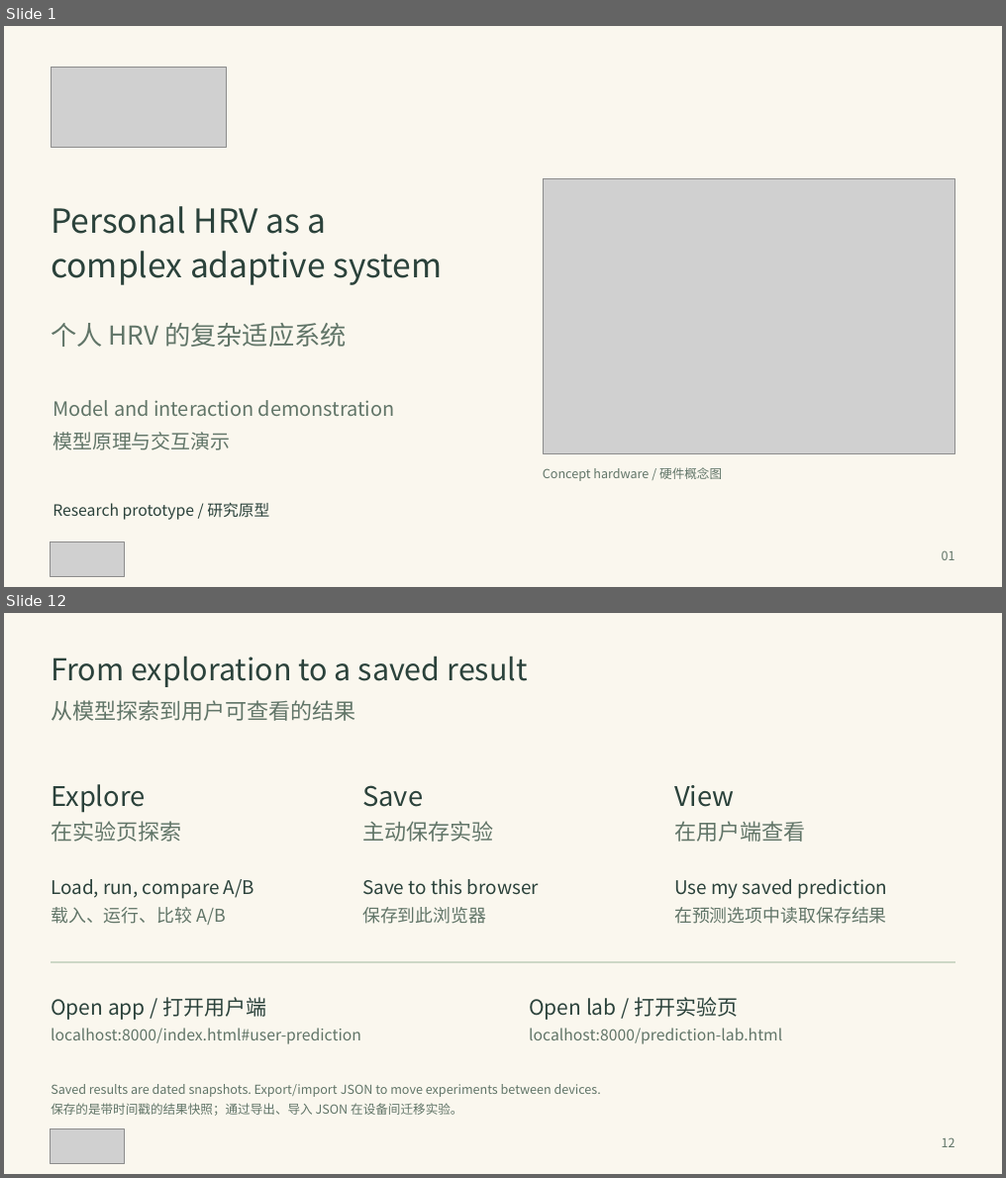
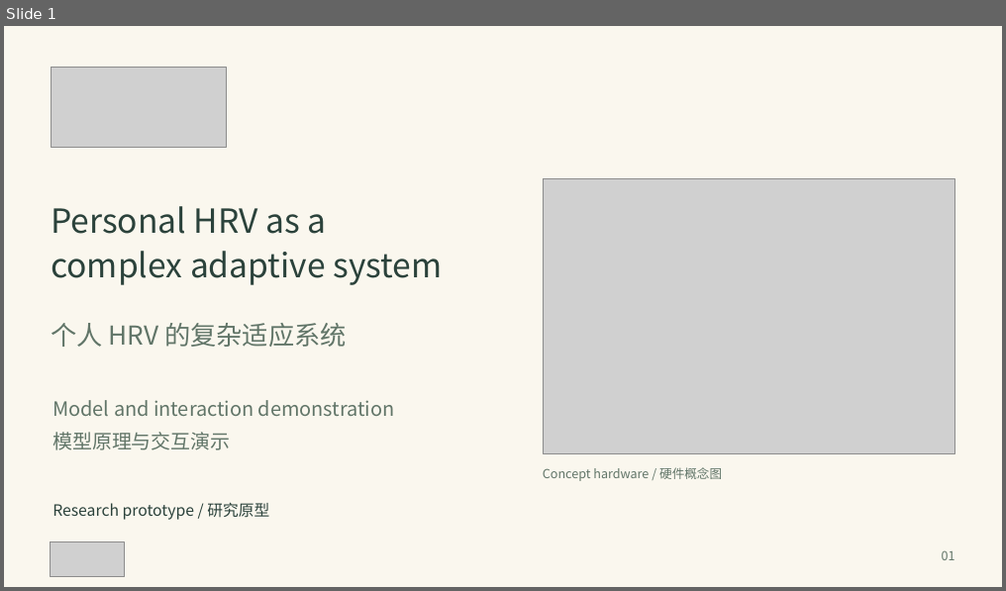
Before and after one commit to DiamondCao1996/mond-phone-preview, a slide deck: docs/demo/MOND_Adaptive_System_EN_ZH.pptx. Shown one above the other, each under a label of ours: slides 1 and 12 before the commit, slide 1 after it; the slides between them are not shown. The pictures are 1006x1178 and 1006x591 pixels, drawn with LibreOffice and Linux fonts; fonts in the diff are those of the drawing; grey boxes stand for pictures. Boxes give left, top, right and bottom in pixels: in the first picture for what was removed or moved away, otherwise in the second. Text is boxed around its words. In the diff, an @@ line names an element or a change of style, - is before the commit and + after.

```diff
--- a/docs/demo/MOND_Adaptive_System_EN_ZH.pptx
+++ b/docs/demo/MOND_Adaptive_System_EN_ZH.pptx
@@ slide 12 removed at (4,613,1002,1174), background #FAF7EE @@
@@ text removed at (51,656,528,687) @@
-From exploration to a saved result
@@ text removed at (51,700,356,721) @@
-从模型探索到用户可查看的结果
@@ text removed at (51,784,145,813) @@
-Explore
@@ text removed at (362,785,423,807) @@
-Save
@@ text removed at (674,785,734,807) @@
-View
@@ text removed at (51,821,181,842) @@
-在实验页探索
@@ text removed at (362,821,493,842) @@
-主动保存实验
@@ text removed at (674,821,805,842) @@
-在用户端查看
@@ text removed at (51,879,254,899) @@
-Load, run, compare A/B
@@ text removed at (362,879,539,895) @@
-Save to this browser
@@ text removed at (674,879,888,899) @@
-Use my saved prediction
@@ text removed at (51,907,226,925) @@
-载入、运行、比较 A/B
@@ text removed at (362,907,486,924) @@
-保存到此浏览器
@@ text removed at (674,907,887,924) @@
-在预测选项中读取保存结果
@@ line removed from (51, 962) to (955, 962) @@
@@ text removed at (51,997,267,1020) @@
-Open app / 打开用户端
@@ text removed at (529,997,739,1020) @@
-Open lab / 打开实验页
@@ text removed at (51,1028,361,1045) @@
-localhost:8000/index.html#user-prediction
@@ text removed at (529,1028,782,1045) @@
-localhost:8000/prediction-lab.html
@@ text removed at (51,1084,601,1097) @@
-Saved results are dated snapshots. Export/import JSON to move experiments between devices.
@@ text removed at (51,1103,462,1116) @@
-保存的是带时间戳的结果快照；通过导出、导入 JSON 在设备间迁移实验。
@@ picture removed at (50,1130,125,1164) @@
@@ text removed at (942,1138,955,1148) @@
-12
```
Also in this commit, not shown: 6 slides changed, 1 slide added, 4 other slides removed, 2 other files.
